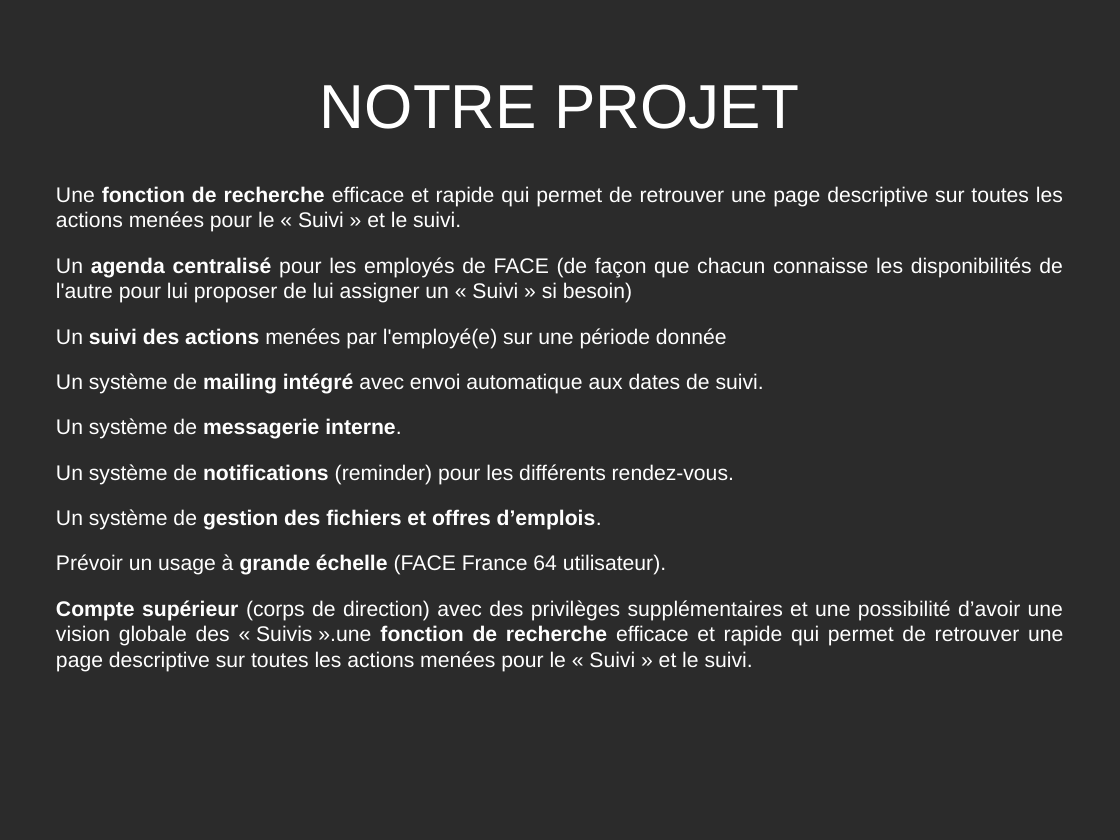
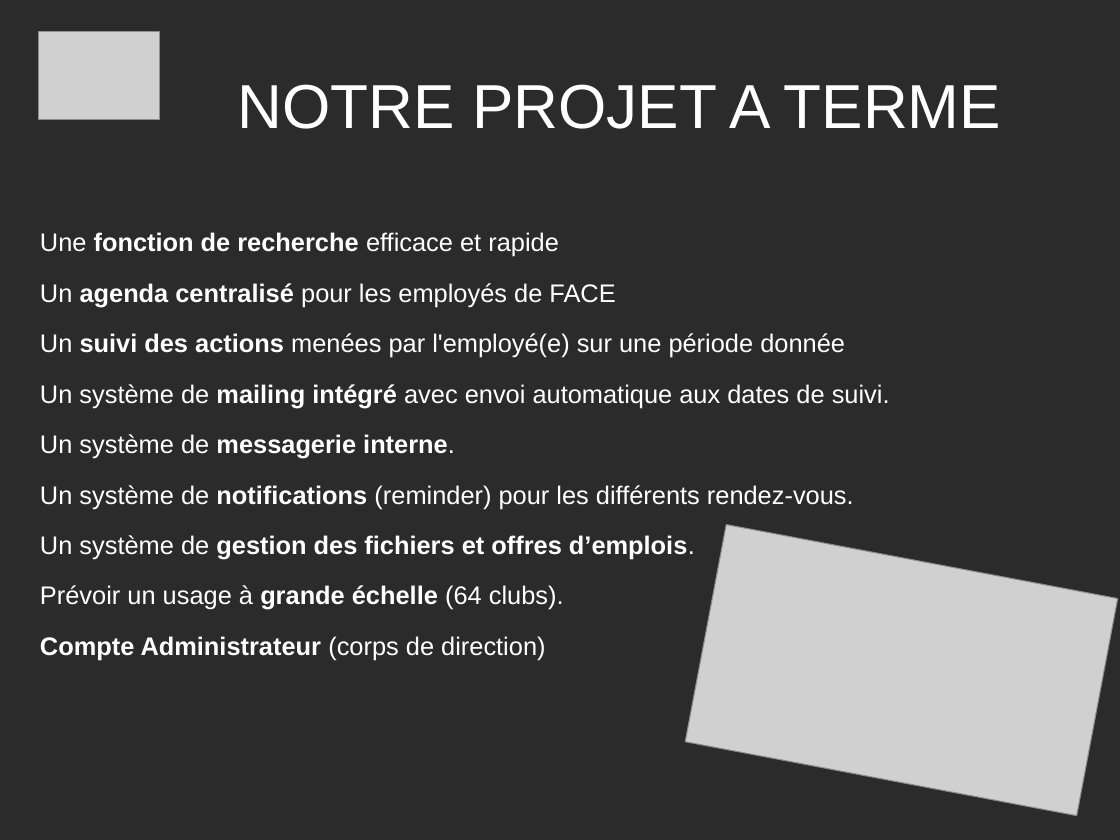
Before and after one commit to PatdeMessac/projets_certif, a slide deck: slide 4 of FACE/Presentation_projet.odp. Drawn at 1120x840 pixels with LibreOffice and Linux fonts; fonts in the diff are those of the drawing; grey boxes stand for pictures; background and template pictures are left out; a plain dark background stands for a picture behind light text. Boxes give left, top, right and bottom in pixels: in the first picture for what was removed or moved away, otherwise in the second. Text is boxed around its words. In the diff, an @@ line names an element or a change of style, - is before the commit and + after.

Commit message:
ajout image dans presentation ppt

```diff
--- a/FACE/Presentation_projet.odp
+++ b/FACE/Presentation_projet.odp
@@ picture added at bbox=[38, 32, 160, 120] @@
@@ title at bbox=[238, 84, 1001, 129]: text changed @@
-NOTRE PROJET
+NOTRE PROJET A TERME
@@ text "Une fonction de recherche efficace ...": place and size @@
-text "Une fonction de recherche efficace ..." at bbox=[56, 186, 1063, 672]
+text "Une fonction de recherche efficace ..." at bbox=[40, 232, 890, 660]
@@ text at bbox=[40, 232, 615, 307]: text changed; size 15 to 18 pt @@
-Une fonction de recherche efficace et rapide qui permet de retrouver une page descriptive sur toutes les actions menées pour le « Suivi » et le suivi.
-Un agenda centralisé pour les employés de FACE (de façon que chacun connaisse les disponibilités de l'autre pour lui proposer de lui assigner un « Suivi » si besoin)
+Une fonction de recherche efficace et rapide
+Un agenda centralisé pour les employés de FACE
@@ text at bbox=[40, 333, 890, 560]: size 15 to 18 pt in "Un suivi des actions menées par l'employé(e) ...", "Un système de mailing intégré avec envoi ...", "Un système de messagerie interne.", "Un système de notifications (reminder) pour les ..." and 1 more places @@
@@ picture added at bbox=[685, 525, 1118, 817] @@
@@ text at bbox=[40, 585, 564, 660]: text changed; size 15 to 18 pt @@
-Prévoir un usage à grande échelle (FACE France 64 utilisateur).
-Compte supérieur (corps de direction) avec des privilèges supplémentaires et une possibilité d’avoir une vision globale des « Suivis ».une fonction de recherche efficace et rapide qui permet de retrouver une page descriptive sur toutes les actions menées pour le « Suivi » et le suivi.
+Prévoir un usage à grande échelle (64 clubs).
+Compte Administrateur (corps de direction)
```
Also in this commit, not shown: 3 other slides changed, 1 slide added, 7 other files.
